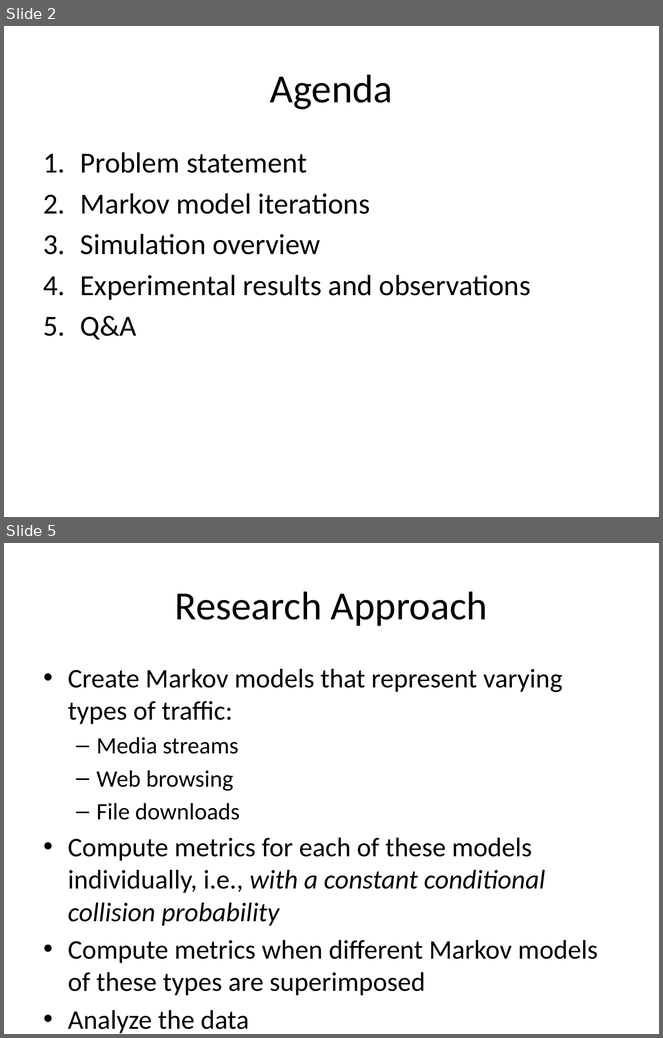
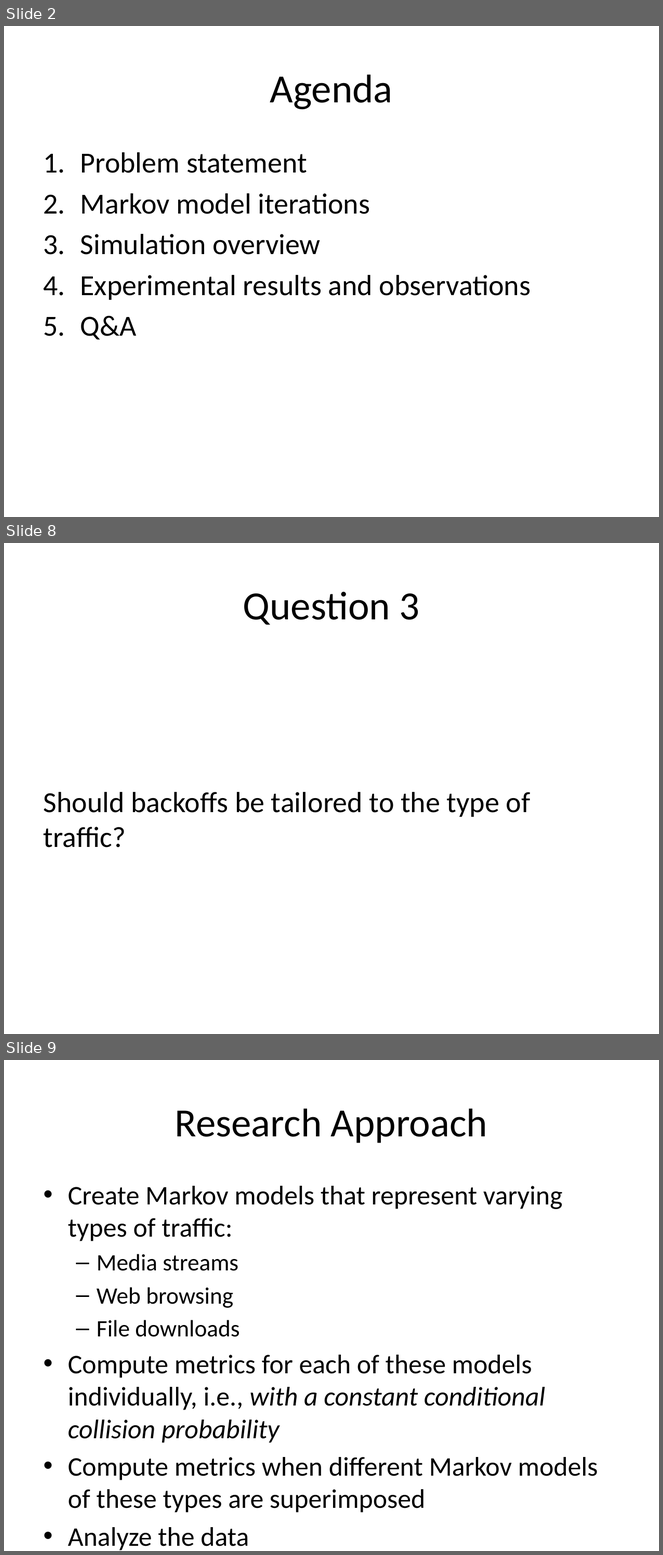
Before and after one commit to tamirh-uci/HeteroTrafficModels, a slide deck: presentation/slides.pptx. Shown one above the other, each under a label of ours: slides 2 and 5 before the commit, slides 2, 8 and 9 after it; the slides between them are not shown. The pictures are 663x1038 and 663x1555 pixels, drawn with LibreOffice and Linux fonts; fonts in the diff are those of the drawing. Boxes give left, top, right and bottom in pixels: in the first picture for what was removed or moved away, otherwise in the second. Text is boxed around its words. In the diff, an @@ line names an element or a change of style, - is before the commit and + after.

```diff
--- a/presentation/slides.pptx
+++ b/presentation/slides.pptx
@@ slide 8 added at (x1=4, y1=543, x2=659, y2=1034), background #FFFFFF @@
@@ title added at (x1=243, y1=591, x2=420, y2=625), 44 pt, text #000000 @@
+Question 3
@@ text added at (x1=44, y1=792, x2=531, y2=848), 32 pt, text #000000 @@
+Should backoffs be tailored to the type of traffic?
@@ what was slide 5 is now slide 9 @@
```
Also in this commit, not shown: 11 slides changed, 1 other slide added, 2 slides removed.
